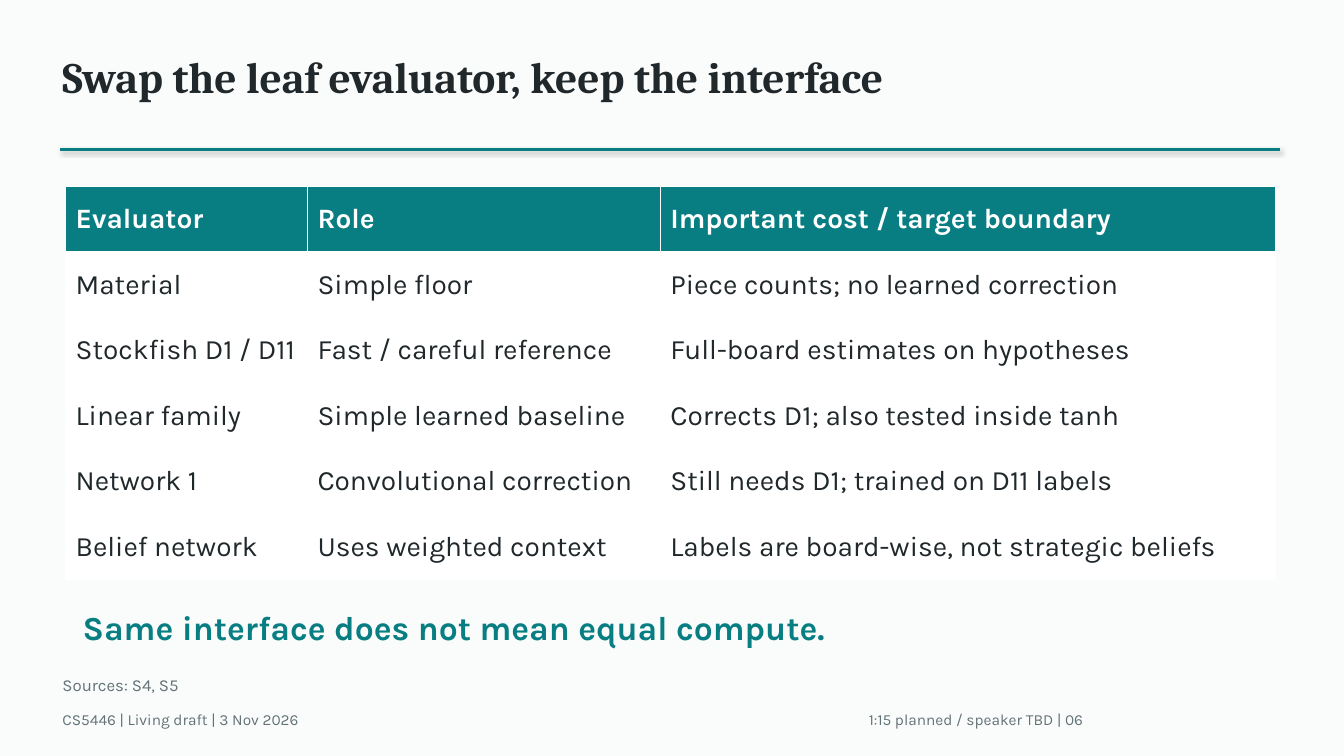
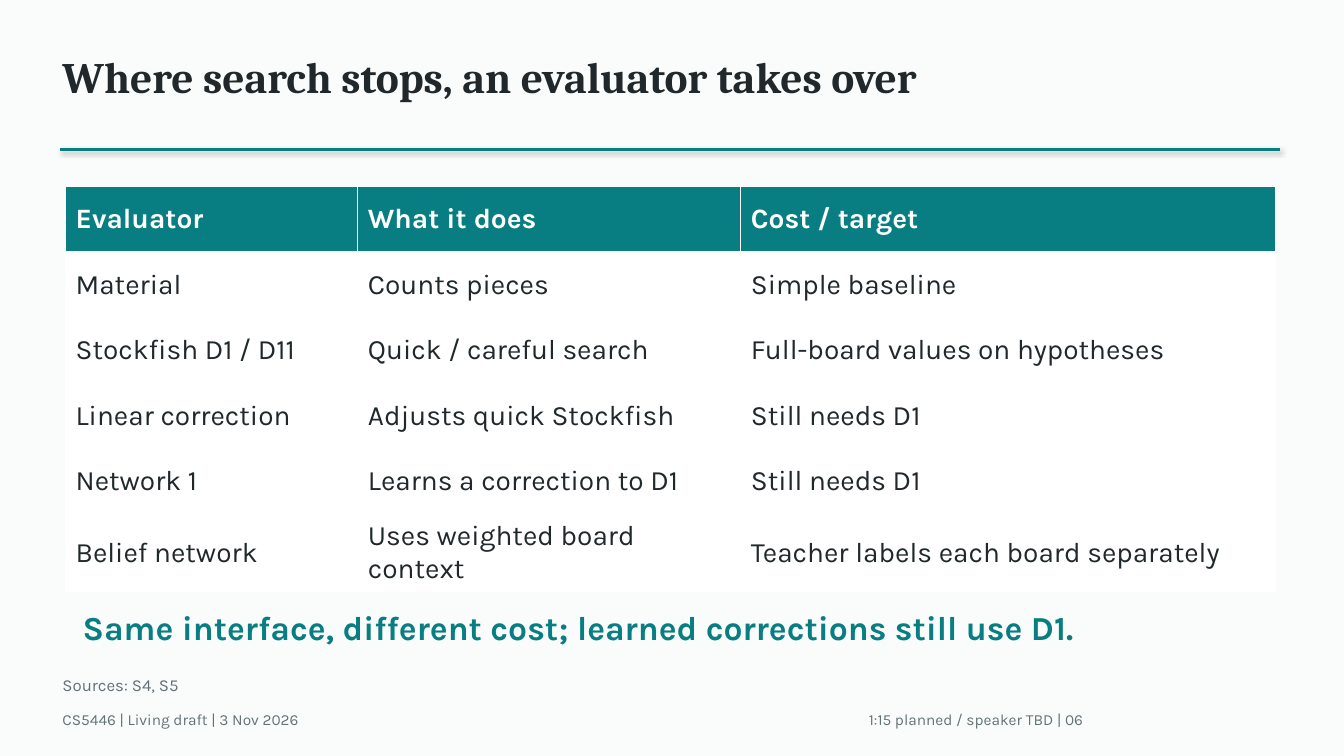
Before and after one commit to Mr-Teal/CS5446_project, a slide deck: slide 6 of docs/drafts/presentation-draft.pptx. Drawn at 1344x756 pixels with LibreOffice and Linux fonts; fonts in the diff are those of the drawing. Boxes give left, top, right and bottom in pixels: in the first picture for what was removed or moved away, otherwise in the second. Text is boxed around its words. In the diff, an @@ line names an element or a change of style, - is before the commit and + after.

```diff
--- a/docs/drafts/presentation-draft.pptx
+++ b/docs/drafts/presentation-draft.pptx
@@ text at (62,62,916,102): text changed @@
-Swap the leaf evaluator, keep the interface
+Where search stops, an evaluator takes over
@@ table at (66,187,1275,583) @@
-row 1, column 2: Role
+row 1, column 2: What it does
-row 1, column 3: Important cost / target boundary
+row 1, column 3: Cost / target
-row 2, column 2: Simple floor
+row 2, column 2: Counts pieces
-row 2, column 3: Piece counts; no learned correction
+row 2, column 3: Simple baseline
-row 3, column 2: Fast / careful reference
+row 3, column 2: Quick / careful search
-row 3, column 3: Full-board estimates on hypotheses
+row 3, column 3: Full-board values on hypotheses
-row 4: Linear family | Simple learned baseline | Corrects D1; also tested inside tanh
+row 4: Linear correction | Adjusts quick Stockfish | Still needs D1
-row 5, column 2: Convolutional correction
+row 5, column 2: Learns a correction to D1
-row 5, column 3: Still needs D1; trained on D11 labels
+row 5, column 3: Still needs D1
-row 6, column 2: Uses weighted context
+row 6, column 2: Uses weighted board context
-row 6, column 3: Labels are board-wise, not strategic beliefs
+row 6, column 3: Teacher labels each board separately
@@ text at (83,616,1073,645): text changed @@
-Same interface does not mean equal compute.
+Same interface, different cost; learned corrections still use D1.
```
Also in this commit, not shown: 8 other slides changed, 3 other files.
